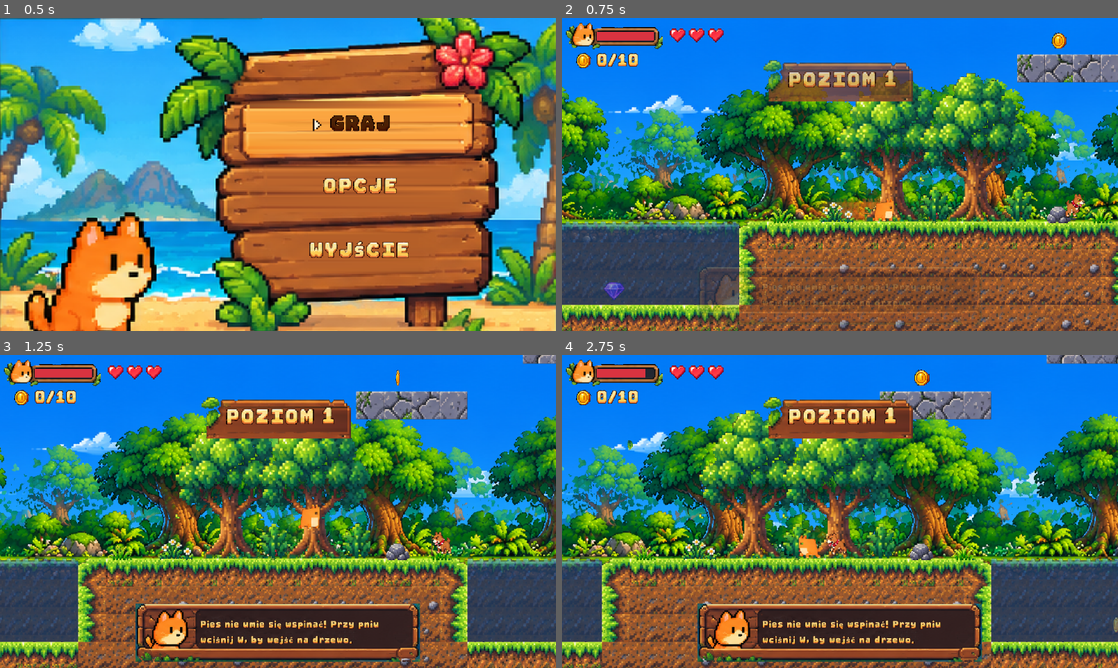
Above: before the commit, frames 1-4 (two rows, left to right).
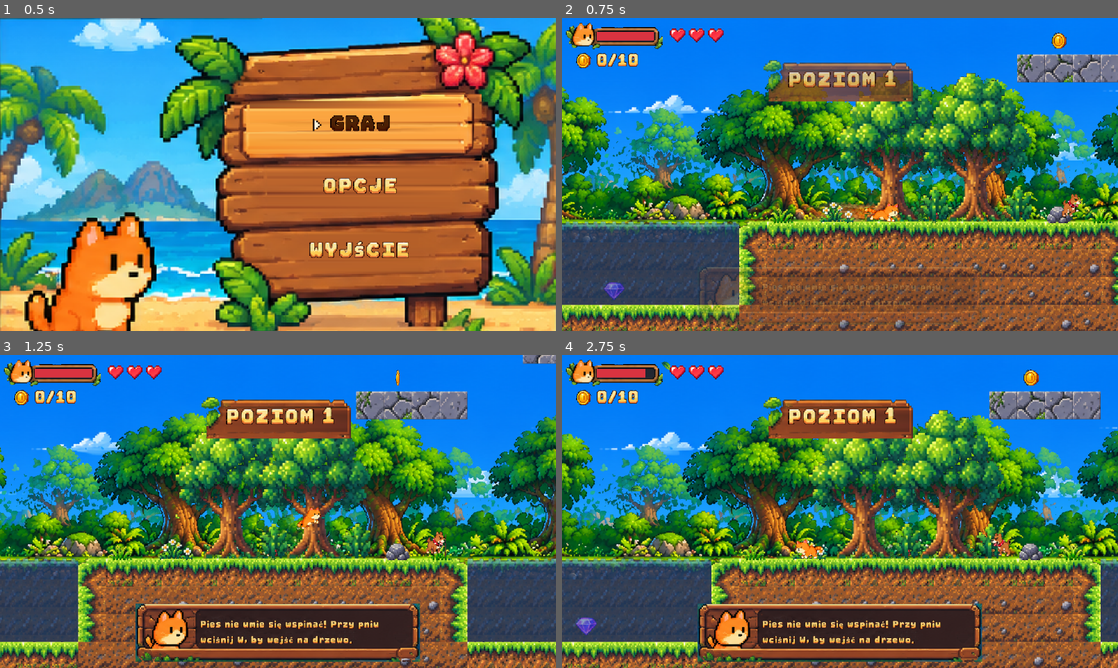
Above: after the commit, the same moments.

Repository: leksa-dev/cat-platformer
Game: Godot game, scene res://scenes/ui/main_menu.tscn
Two runs of this game, one before a commit and one after it. Both use one fixed random seed, a clock stepped at 60 frames per second and the inputs below.
Inputs:
- Up to frame 1 (0.5 s): no input
- Up to frame 2 (0.75 s): tap Enter (ui_accept) at 0.5 s; hold D (right) from 0.53 s (still down); hold Shift (dash) from 0.53 s (still down)
- Up to frame 3 (1.25 s): keep holding D (right); keep holding Shift (dash); tap Space (jump) at 0.77, 1.07 s; tap K (fart) at 0.8 s
- Up to frame 4 (2.75 s): release Shift (dash) at 1.28 s; tap K (fart) at 1.35 s; tap Space (jump) at 1.52, 1.55, 1.82, 2.1 s; release D (right) at 2.03 s; hold A (left) from 2.03 s (still down); hold Shift (dash) from 2.03 s (still down)

Frame 1 is identical in both runs. In frame 2, 0.8% of the frame differs, in the area x 42-95%, y 56-66%; in frame 3, 0.4%; in frame 4, 60%, in the area x 0-100%, y 0-100%.

Commit message:
New cat sprite sheet with walk/land/hurt/death/turn/yarn animations, calmer dog, plain grade text
Co-Authored-By: Claude Opus 5.5 <noreply@anthropic.com>
Claude-Session: https://claude.ai/code/session_011nTXPMpz8sabEPGxZfve52

Diff:
--- a/scenes/enemies/dog/dog.gd
+++ b/scenes/enemies/dog/dog.gd
@@ -2,14 +2,14 @@
 # Patrols, turns at edges/walls/water, chases the cat on its level, barks under it when the cat is up a tree,
 # winds up and bites. Can't climb or swim.
 
-@export var patrol_speed := 40.0
-@export var chase_speed := 75.0  # slower than the cat (90), so running away works
-@export var detect_range := 80.0
+@export var patrol_speed := 30.0
+@export var chase_speed := 55.0  # well below the cat (90), so running away works
+@export var detect_range := 64.0
 @export var patrol_radius := 40.0  # patrols this far either side of where it was placed
 @export var attack_range := 14.0
-@export var windup := 0.25
+@export var windup := 0.4
 @export var bite_time := 0.15
-@export var cooldown := 1.2
+@export var cooldown := 1.8
 @export var bite_damage := 1  # lighter than the other enemies' attacks (2)
 
 enum { PATROL, CHASE, BARK, WINDUP, BITE }
--- a/scenes/player/cat.gd
+++ b/scenes/player/cat.gd
@@ -68,17 +68,32 @@
 var _surf_time := 0.0
 var _drink_time := -1.0  # seconds into the drink at the bar, < 0 when not drinking
 var _drank := false
-
-const ANIMS := {"idle": [0, 4, 5.0], "run": [4, 4, 12.0], "wall": [12, 4, 8.0]}  # first frame, count, fps
+var _land_time := 1.0  # since touching the ground
+var _turn_time := 1.0  # since turning around on the ground
+var _idle_time := 0.0
+var _hurt_time := 1.0
+var _die_time := 0.0
+var _was_on_floor := true
+
+# frames in cat.png (cut from assets/new_cat.png): first frame, count, fps
+const ANIMS := {"idle": [0, 4, 5.0], "yarn": [5, 6, 6.0], "walk": [11, 8, 12.0], "run": [19, 8, 14.0],
+	"fall": [33, 4, 10.0], "land": [37, 4, 20.0], "hurt": [58, 4, 10.0], "climb": [54, 3, 8.0]}
+const JUMP := 27  # 6 frames: crouch, take-off, rising, apex, descending, touch-down
+const DASH := [41, 5]
+const WALL := 53  # cat against a post on its right
+const DEAD := [62, 4, 5.0]
+const TURN := 66  # 2 frames
+const YARN_AFTER := 6.0  # seconds standing still before the cat plays with its yarn
+const DIE_TIME := 1.0  # death animation before the life is lost
 # fart attack: [sheet frame, duration in 1/30 s, faces away from the target?]
-# ready, start turn (facing target) -> back view, butt pose -> fart with the butt to the target -> back view -> idle
-const FART_SEQ := [[16, 2, false], [17, 2, false], [18, 2, false], [19, 2, false], [20, 10, true], [18, 3, false], [22, 2, false]]
+# ready -> back view, shaking -> butt pose with the spark (butt to the target) -> recover
+const FART_SEQ := [[46, 2, false], [47, 3, false], [48, 3, false], [49, 4, false], [50, 6, true], [51, 3, false], [52, 3, false]]
 const FART_RELEASE := 9  # 1/30 s ticks in: the squint frame, when the cloud comes out
 const FART_CLOUD := preload("res://scenes/objects/fart_cloud.tscn")
 # sprite sheets: [texture, frames, sprite y so the feet stay on the ground]
-const SHEET_CAT := [preload("res://assets/game/cat.png"), 23, -8.0]
+const SHEET_CAT := [preload("res://assets/game/cat.png"), 68, -56.0 / 6]
 const SHEET_SURF := [preload("res://assets/game/beach/cat_surf.png"), 6, -8.0]  # idle, get on, surf 1-2, jump, land
-const SHEET_DRINK := [preload("res://assets/game/beach/cat_drink.png"), 8, -7.0]  # ... sit, drink, happy (healed)
+const SHEET_DRINK := [preload("res://assets/game/beach/cat_drink.png"), 6, -40.0 / 6]  # stand, coconut, sip x2, put down, happy (healed)
 const DRINK_FPS := 6.0
 
 @onready var visual: Node2D = $Visual
@@ -114,9 +129,9 @@
 	if _surfing:
 		_surf_air = true  # knocked up off the wave, lands back on the board
 	_shake = 0.2
+	_hurt_time = 0.0
 	if hp <= 0:
-		_dying = true
-		Game.lose_life()
+		_die()
 
 
 func sting(amount: int) -> void:  # toxic sludge: hurts without knockback, the invulnerability paces it
@@ -126,9 +141,18 @@
 	Game.hp_changed.emit(hp, max_hp)
 	Game.sfx("hurt", 0.06, -6.0)
 	_hurt_invuln = hurt_invuln_time
+	_hurt_time = 0.0
 	if hp <= 0:
-		_dying = true
-		Game.lose_life()
+		_die()
+
+
+func _die() -> void:  # the death animation plays, then the life goes
+	_dying = true
+	_die_time = 0.0
+	_climbing = false
+	_fart_time = -1.0
+	_drink_time = -1.0
+	_set_sheet(SHEET_CAT)
 
 
 func bounce() -> void:  # after stomping an enemy
@@ -173,7 +197,16 @@
 		global_position += velocity * delta
 		if dir.x:
 			visual.scale.x = signf(dir.x)
-		sprite.frame = 8
+		sprite.frame = JUMP + 2
+		return
+	if _dying:
+		_die_time += delta
+		velocity.x = move_toward(velocity.x, 0, friction * delta)
+		velocity.y = minf(velocity.y + gravity * delta, max_fall_speed)
+		move_and_slide()
+		sprite.frame = DEAD[0] + mini(int(_die_time * DEAD[2]), DEAD[1] - 1)
+		if _die_time >= DIE_TIME and _die_time - delta < DIE_TIME:
+			Game.lose_life()
 		return
 	_coyote = coyote_time if is_on_floor() else _coyote - delta
 	_buffer = jump_buffer if Input.is_action_just_pressed("jump") else _buffer - delta
@@ -231,7 +264,8 @@
 			if is_on_floor() and (v_in > 0 or Input.get_axis("left", "right")):
 				_climbing = false  # reached the ground: walk off
 			_anim_time += delta
-			sprite.frame = 12 + (int(_anim_time * 8) % 4 if velocity else 0)
+			var climb: Array = ANIMS["climb"]
+			sprite.frame = climb[0] + (int(_anim_time * climb[2]) % climb[1] if velocity else 0)
 			return
 	set_collision_mask_value(CROWN_LAYER, true)
 
@@ -255,7 +289,7 @@
 		velocity = Vector2(visual.scale.x * dash_speed, 0)  # no gravity mid-dash
 		fall_speed = velocity.y
 		move_and_slide()
-		sprite.frame = 6
+		sprite.frame = DASH[0] + clampi(int((1.0 - _dash_left / dash_time) * DASH[1]), 0, DASH[1] - 1)
 		_spawn_ghost()
 		return
 
@@ -300,6 +334,8 @@
 		var dir := Input.get_axis("left", "right") if _fart_time < 0 else 0.0
 		if dir:
 			velocity.x = move_toward(velocity.x, dir * run_speed * _boost(catnip_speed_mult) * (water_speed_mult if _in_water else 1.0), acceleration * delta)
+			if signf(dir) != visual.scale.x and is_on_floor():
+				_turn_time = 0.0
 			visual.scale.x = signf(dir)
 		else:
 			velocity.x = move_toward(velocity.x, 0, friction * delta)
@@ -357,14 +393,14 @@
 	fall_speed = velocity.y
 	move_and_slide()
 	var frame := int(_drink_time * DRINK_FPS)
-	if frame >= 7 and not _drank:  # the happy frame
+	if frame >= 5 and not _drank:  # the happy frame
 		_drank = true
 		heal(max_hp)
-	if frame >= 8 + 2:  # hold the happy pose a moment
+	if frame >= 6 + 2:  # hold the happy pose a moment
 		_drink_time = -1.0
 		_set_sheet(SHEET_CAT)
 		return
-	sprite.frame = mini(frame, 7)
+	sprite.frame = mini(frame, 5)
 
 
 func _on_crown() -> bool:
@@ -451,18 +487,44 @@
 
 
 func _animate(delta: float, sliding: bool) -> void:
+	var on_floor := is_on_floor()
+	if on_floor and not _was_on_floor:
+		_land_time = 0.0
+	_was_on_floor = on_floor
+	_land_time += delta
+	_turn_time += delta
+	_hurt_time += delta
+	_anim_time += delta
+	_idle_time = _idle_time + delta if on_floor and absf(velocity.x) <= 5 and _fart_time < 0 else 0.0
 	if _fart_time >= 0:
 		return  # _update_fart drives the frames
-	if _in_water and not is_on_floor():
-		_anim_time += delta
-		sprite.frame = 9 + int(_anim_time * 6) % 2  # paddling
-		return
-	if sliding:
-		visual.scale.x = get_wall_normal().x  # wall frames have the wall on the cat's left
-	elif not is_on_floor():
-		# jump frames picked by vertical speed: take-off, rising, apex, falling
-		sprite.frame = 8 + (0 if velocity.y < -100 else 1 if velocity.y < 0 else 2 if velocity.y < 100 else 3)
-		return
-	var anim: Array = ANIMS["wall" if sliding else "run" if absf(velocity.x) > 5 else "idle"]
-	_anim_time += delta
-	sprite.frame = anim[0] + int(_anim_time * anim[2]) % anim[1]
+	if _hurt_time < 0.4:
+		_play("hurt")
+	elif _in_water and not on_floor:
+		_play("walk", 0.5)  # paddling
+	elif sliding:
+		visual.scale.x = -get_wall_normal().x  # the wall frame has the post on the cat's right
+		sprite.frame = WALL
+	elif not on_floor:
+		# jump frames picked by vertical speed: take-off, rising, apex, then the falling loop
+		if velocity.y < 100:
+			sprite.frame = JUMP + (1 if velocity.y < -100 else 2 if velocity.y < 0 else 3)
+		else:
+			_play("fall")
+	elif _turn_time < 0.12:
+		sprite.frame = TURN + int(_turn_time / 0.06)
+	elif absf(velocity.x) > 5:
+		_play("run" if absf(velocity.x) > run_speed * 0.7 else "walk")
+	elif _land_time < 0.2:
+		sprite.frame = ANIMS["land"][0] + mini(int(_land_time * ANIMS["land"][2]), 3)
+	elif _idle_time > YARN_AFTER + 0.3:
+		_play("yarn")  # loops the playing frames
+	elif _idle_time > YARN_AFTER:
+		sprite.frame = ANIMS["yarn"][0] - 1  # lies down once
+	else:
+		_play("idle")
+
+
+func _play(anim: String, speed := 1.0) -> void:
+	var a: Array = ANIMS[anim]
+	sprite.frame = a[0] + int(_anim_time * a[2] * speed) % a[1]
--- a/scenes/player/cat.tscn
+++ b/scenes/player/cat.tscn
@@ -51,9 +51,9 @@
 
 [node name="Sprite" type="Sprite2D" parent="Visual"]
 scale = Vector2(0.333333, 0.333333)
-position = Vector2(0, -8)
+position = Vector2(0, -9.333333)
 texture = ExtResource("2_sheet")
-hframes = 23
+hframes = 68
 
 [node name="Claws" type="Node2D" parent="Visual"]
 visible = false
--- a/scenes/ui/hud.tscn
+++ b/scenes/ui/hud.tscn
@@ -229,14 +229,6 @@
 offset_bottom = 159
 texture = ExtResource("3_panel")
 
-[node name="Highlight" type="TextureRect" parent="Summary/Panel"]
-expand_mode = 1
-offset_left = 11
-offset_top = 114.0
-offset_right = 101
-offset_bottom = 133.0
-texture = ExtResource("4_hi")
-
 [node name="Title" type="Label" parent="Summary/Panel"]
 offset_left = 10.0
 offset_top = 4
@@ -321,7 +313,6 @@
 layout_mode = 2
 
 [node name="Grade" type="Label" parent="Summary/Panel"]
-modulate = Color(0.3, 0.15, 0.04, 1)
 offset_left = 12
 offset_top = 115
 offset_right = 101
Binary file changed: assets/game/beach/cat_drink.png
Binary file changed: assets/game/cat.png
Binary file added: assets/new_cat.png
Not shown, added: assets/new_cat.png.import
Not shown, changed: PLAN.md
Not shown, changed: enemies.md
